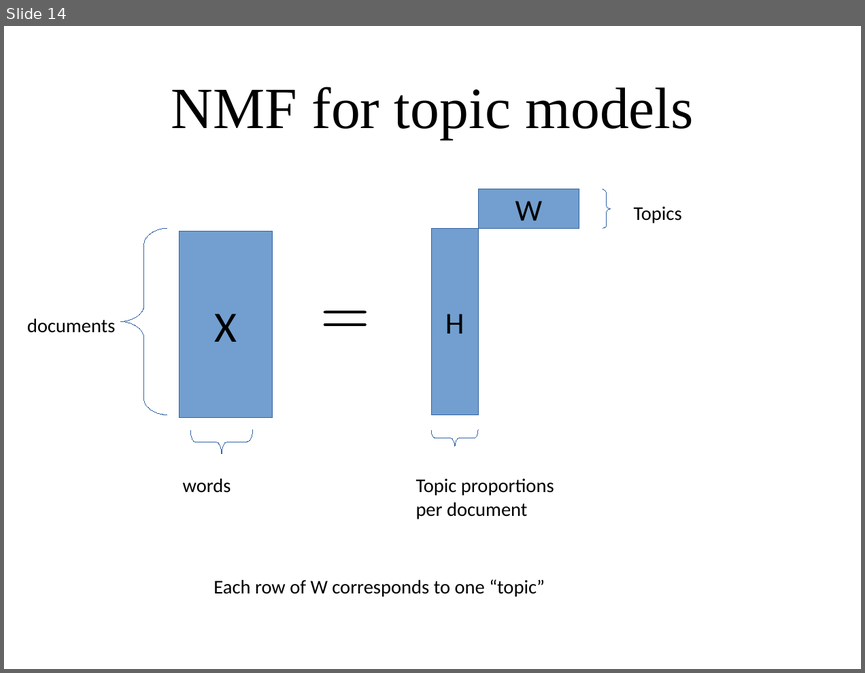
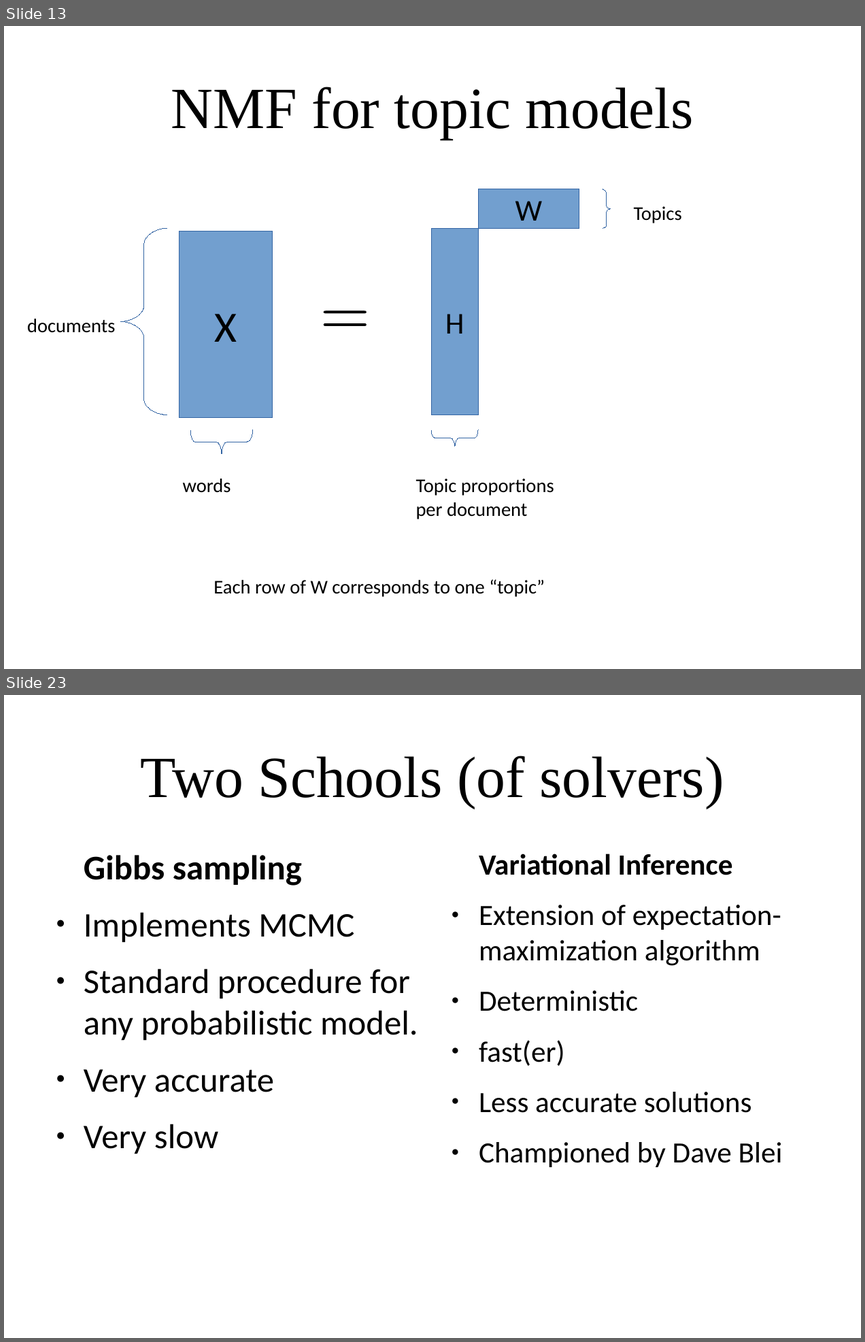
Before and after one commit to amueller/applied_ml_spring_2017, a slide deck: slides/aml-20-040517.odp. Shown one above the other, each under a label of ours: slide 14 before the commit, slides 13 and 23 after it; the slides between them are not shown. The pictures are 865x673 and 865x1342 pixels, drawn with LibreOffice and Linux fonts; fonts in the diff are those of the drawing. Boxes give left, top, right and bottom in pixels: in the first picture for what was removed or moved away, otherwise in the second. Text is boxed around its words. In the diff, an @@ line names an element or a change of style, - is before the commit and + after.

```diff
--- a/slides/aml-20-040517.odp
+++ b/slides/aml-20-040517.odp
@@ slide 23 added at [4,695,861,1338], background #FFFFFF @@
@@ title added at [141,756,723,808], 54 pt, text #000000 @@
+Two Schools (of solvers)
@@ text added at [84,855,418,1154], 32 pt, text #000000 @@
+Gibbs sampling
+● Implements MCMC
+● Standard procedure for any probabilistic model.
+● Very accurate
+● Very slow
@@ text added at [479,853,783,1167], 27.2 pt, text #000000 @@
+Variational Inference
+● Extension of expectation-maximization algorithm
+● Deterministic
+● fast(er)
+● Less accurate solutions
+● Championed by Dave Blei
@@ what was slide 14 is now slide 13 @@
```
Also in this commit, not shown: 2 slides changed, 14 other slides added, 1 slide removed, 1 other file.
